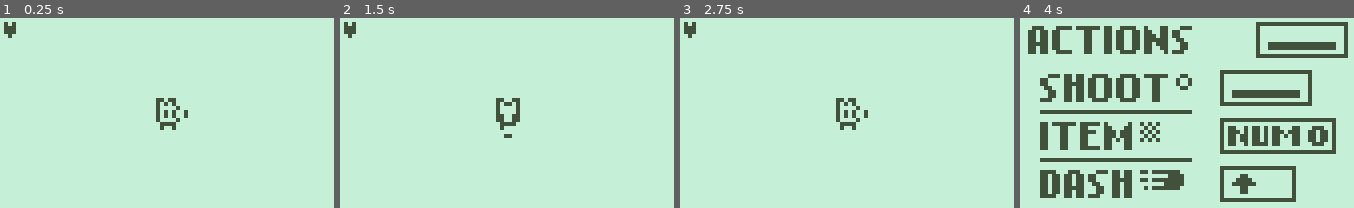
Above: before the commit, frames 1-4 (left to right).
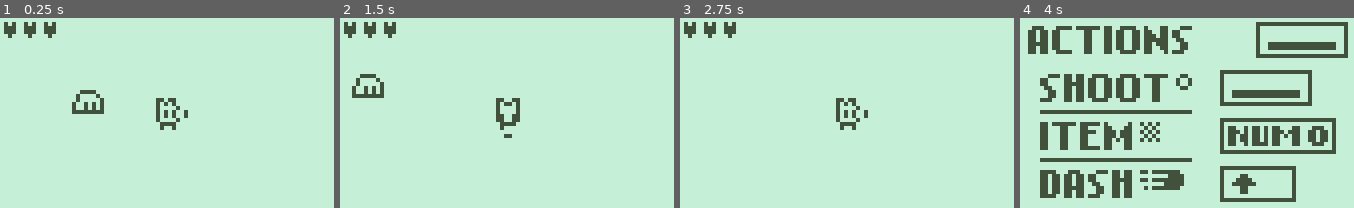
Above: after the commit, the same moments.

Repository: Streamfire/Nokia3310-DeathIsGood
Game: Godot game, scene res://internal/Scenes/Main.tscn
The game is run twice, just before and just after one commit, with the same random seed, the same clock (stepped at 60 frames per second) and the same inputs. This scene is started directly instead of the project's main scene.
Inputs:
- Up to frame 1 (0.25 s): no input
- Up to frame 2 (1.5 s): tap Enter at 0.5 s; hold Right (move_right) 0.53-1.28 s; hold S (aim_down) 0.53-1.28 s; hold Down (move_down) from 1.28 s (still down); tap A (aim_left) at 1.35 s
- Up to frame 3 (2.75 s): release Down (move_down) at 2.03 s; hold Right (move_right) from 2.03 s (still down); hold D (aim_right) from 2.03 s (still down)
- Up to frame 4 (4 s): release Right (move_right) at 2.78 s; release D (aim_right) at 2.78 s; hold Up (move_up) 2.78-3.53 s; tap W (aim_up) at 2.85 s; tap Escape (restart) at 3.5 s; hold Left (move_left) from 3.53 s (still down); hold S (aim_down) from 3.53 s (still down)

The runs differ from the first frame. In frame 1, 1.1% of the frame differs, in the area x 7-32%, y 2-51%; in frame 2, 1.1%; in frame 3, 0.5%; in frame 4, nothing differs.

Commit message:
Losing is implemented

Diff:
--- /dev/null
+++ b/SpriteTextScript/SpriteText.gd
@@ -0,0 +1,204 @@
+tool
+class_name SpriteText
+extends ReferenceRect
+
+var animate = false;
+var anim_timer = 0;
+var anim_timer_i:int = 0;
+export(String,MULTILINE) var text = "¬SSample ¬C01¬WText" setget set_text,get_text;
+export(String) var character_set = " !\"#$%&'()*+,-./0123456789;M<=>?@ABCDEFGHIJKLMNOPQRSTUVWXYZ[\\]^_`abcdefghijklmnopqrstuvwxyz{|}~";
+var _text = "";
+export var visible_characters:int = -1 setget set_visible_chars,get_visible_chars;
+export var font_texture:Texture = null setget set_font_texture,get_font_texture;
+export var char_width:int = 8 setget set_char_width,get_char_width;
+export var char_height:int = 8 setget set_char_height,get_char_height;
+export var anim_speed:float = 60;
+export var tab_spaces:int = 2;
+var char_map:Dictionary;
+var can_draw:bool = false;
+var has_char_map = false;
+export var texture_rows:int = 10 setget set_texture_rows,get_texture_rows;
+var wchars;
+var hchars;
+var colors = [];
+var rng = RandomNumberGenerator.new();
+
+var anim_id:int = 0;
+
+func _ready():
+	_text = text;
+	set_process(true);
+	if font_texture != null:
+		can_draw = true;
+		setup();
+func set_text(var txt):
+	text = txt;
+
+	if !is_inside_tree():
+		return;
+	_ready();
+	update();
+
+func get_text():
+	return text;
+
+func set_visible_chars(var value):
+	visible_characters = value;
+	if !is_inside_tree():
+		return;
+	_ready();
+	update();
+
+func get_char_width():
+	return char_width;
+
+func set_char_width(v):
+	char_width = max(0,v);
+	if !is_inside_tree():
+		return;
+	_ready();
+	update();
+
+func set_char_height(v):
+	char_height = max(0,v);
+	if !is_inside_tree():
+		return;
+	_ready();
+	update();
+
+func get_char_height():
+	return char_height
+
+func get_texture_rows():
+	return texture_rows;
+
+func set_texture_rows(v):
+	texture_rows = max(0,v);
+	if !is_inside_tree():
+		return;
+	_ready();
+	update();
+
+func get_visible_chars():
+	return visible_characters;
+
+func get_font_texture():
+	return font_texture;
+
+func set_font_texture(v):
+	font_texture = v;
+	if !is_inside_tree():
+		return;
+	_ready();
+	update();
+
+func setup():
+	var font_w:int = font_texture.get_width();
+	var font_h:int = font_texture.get_height();
+	wchars = font_w/char_width;
+	hchars = font_h/char_height;
+	colors.resize(13);
+	colors[0] = Color.white;
+	colors[1] = Color.yellow;
+	colors[2] = Color.green;
+	colors[3] = Color.blue;
+	colors[4] = Color.red;
+	colors[5] = Color.yellowgreen;
+	colors[6] = Color.brown;
+	colors[7] = Color.purple;
+	colors[8] = Color.azure;
+	colors[9] = Color.beige;
+	colors[10] = Color.bisque;
+	colors[11] = Color.burlywood;
+	colors[12] = Color.chartreuse;
+	char_map = Dictionary();
+	var cid = 0;
+	for c in character_set:
+		char_map[c] = cid;
+		cid += 1;
+
+func _process(delta):
+	if animate:
+		anim_timer += anim_speed*delta;
+		anim_timer_i = floor(anim_timer);
+		update();
+	else:
+		anim_timer = 0;
+
+func _draw():
+	var x:int = 0;
+	var y:int = 0;
+	var i:int = 0;
+	var j:int = 0;
+	var total = 0;
+	var ox = 0;
+	var oy = 0;
+
+	var length = _text.length();
+	var ci = 0;
+	var col = Color.white;
+	var has_anim = false;
+	anim_id = 0;
+	while ci < length:
+		var c = _text[ci];
+		var ch_id = char_map.get(c,-1);
+		if ch_id == -1:
+			if c == '\n':
+				i = 0;
+				j += 1;
+			elif c == '\t':
+				i += tab_spaces;
+				if i > floor(rect_size.x/char_width)-1:
+					j += 1;
+					i = 0;
+			elif c == '¬' && ci+1 < length:
+				var fx_char = _text[ci+1];
+				if (ci+3) < length && fx_char=='C':
+					var num = str(_text[ci+2])+str(_text[ci+3]);
+					var numI = num.to_int();
+					if numI < colors.size():
+						col = colors[numI];
+						ci += 3;
+				elif fx_char == 'N':
+					anim_id = 0;
+					ci += 1;
+				elif fx_char == 'W':#Wavy text
+					anim_id = 1;
+					has_anim = true;
+					ci += 1;
+					pass;
+				elif fx_char == 'S':#Shakey text
+					anim_id = 2;
+					has_anim = true;
+					ci += 1;
+					pass;
+			ci += 1;
+			continue;
+		ox = 0;
+		oy = 0;
+		y = floor(ch_id/wchars);
+		x = ch_id%wchars;
+
+		match anim_id:
+			1:
+				oy = cos((anim_timer + ci * char_height) / char_height);
+			2:
+				oy = rng.randi_range(-1,1);
+				ox = rng.randi_range(-1,1);
+
+		total = total +1;
+		if visible_characters >= 0 && total > visible_characters:
+			break;
+
+		draw_texture_rect_region(font_texture,Rect2(i*char_width + ox,j*char_height + oy,char_width,char_height),Rect2(x*char_width,y*char_height,char_width,char_height),col,false);
+		i += 1;
+		if i > floor(rect_size.x/char_width)-1:
+			j += 1;
+			i = 0;
+			if j*char_height > rect_size.y-char_height:
+				break;
+
+		ci += 1;
+
+	if has_anim:
+		animate = true;
--- /dev/null
+++ b/internal/Scenes/Lose.tscn
@@ -0,0 +1,24 @@
+[gd_scene load_steps=4 format=2]
+
+[ext_resource path="res://Assets/Graphics/nokia_font_dark_strip.png" type="Texture" id=1]
+[ext_resource path="res://Assets/Graphics/light.png" type="Texture" id=2]
+[ext_resource path="res://SpriteTextScript/SpriteText.gd" type="Script" id=3]
+
+[node name="Node2D" type="Node2D"]
+
+[node name="light" type="Sprite" parent="."]
+position = Vector2( 43.5, 25.5 )
+scale = Vector2( 2.02083, 1.22917 )
+texture = ExtResource( 2 )
+
+[node name="SpriteText" type="ReferenceRect" parent="."]
+margin_right = 84.0
+margin_bottom = 48.0
+script = ExtResource( 3 )
+__meta__ = {
+"_edit_use_anchors_": false
+}
+text = "You Lose!"
+character_set = "ABCDEFGHIJKLMNOPQRSTUVWXYZabcdefghijklmnopqrstuvwxyz0123456789 $€£¥¤+-*/=%\"'#@&_(),.;:?!|{}<>[]'^~"
+font_texture = ExtResource( 1 )
+char_width = 7
--- a/internal/Scenes/Main.tscn
+++ b/internal/Scenes/Main.tscn
@@ -1,6 +1,7 @@
-[gd_scene load_steps=3 format=2]
+[gd_scene load_steps=4 format=2]
 
 [ext_resource path="res://internal/Scenes/Player.tscn" type="PackedScene" id=1]
+[ext_resource path="res://internal/Scenes/Slime.tscn" type="PackedScene" id=2]
 
 [sub_resource type="RectangleShape2D" id=1]
 extents = Vector2( 4, 14 )
@@ -17,3 +18,6 @@
 [node name="CollisionShape2D" type="CollisionShape2D" parent="Map/StaticBody2D"]
 position = Vector2( 24, -6 )
 shape = SubResource( 1 )
+
+[node name="Slime" parent="Map" instance=ExtResource( 2 )]
+position = Vector2( -20, -3 )
--- a/internal/Scenes/Player.tscn
+++ b/internal/Scenes/Player.tscn
@@ -6,7 +6,7 @@
 [ext_resource path="res://Assets/Graphics/Player/player_northeast.png" type="Texture" id=4]
 [ext_resource path="res://Assets/Graphics/Player/player_south.png" type="Texture" id=5]
 [ext_resource path="res://Assets/Graphics/Player/player_east.png" type="Texture" id=6]
-[ext_resource path="res://internal/Scenes/Shot.tscn" type="PackedScene" id=7]
+[ext_resource path="res://internal/Scenes/PlayerShot.tscn" type="PackedScene" id=7]
 [ext_resource path="res://internal/Scenes/PlayerUI.tscn" type="PackedScene" id=8]
 
 [sub_resource type="GDScript" id=1]
@@ -26,7 +26,7 @@
 var dashCD:float= 0.0
 var shotCD:float=0.0
 
-var HP = 1
+var HP = 3
 
 onready var animator = $PlayerAnimator
 
@@ -109,6 +109,10 @@
 
 func refresh_hearts():
 	match HP:
+		0:
+			$camera/CanvasLayer/Heart.hide()
+			$camera/CanvasLayer/Heart2.hide()
+			$camera/CanvasLayer/Heart3.hide()
 		1:
 			$camera/CanvasLayer/Heart.show()
 			$camera/CanvasLayer/Heart2.hide()
@@ -124,6 +128,7 @@
 	pass
 
 func _physics_process(delta):
+	#movement
 	get_input()
 	if dash != true:
 		move_and_collide(direction.normalized()*speed)
@@ -131,11 +136,21 @@
 		move_and_collide(lastAimed.normalized()*dash_speed)
 		dash=false
 
+	#graphics
 	play_animation()
 	refresh_hearts()
 	#cds
 	dashCD-=delta
 	shotCD-=delta
+
+
+
+#this reacts to mobs and mobbullets
+func _on_HitArea_area_entered(area):
+	HP-=1
+	if(HP<=0):
+		Global.stop_count()
+		get_tree().change_scene(\"res://internal/Scenes/Lose.tscn\")
 
 "
 
@@ -1040,7 +1055,8 @@
 }
 
 [node name="Player" type="KinematicBody2D"]
-collision_layer = 0
+collision_layer = 2
+collision_mask = 9
 script = SubResource( 1 )
 speed = 0.33
 dash_speed = 16.0
@@ -1053,7 +1069,7 @@
 
 [node name="HitArea" type="Area2D" parent="."]
 collision_layer = 2
-collision_mask = 8
+collision_mask = 24
 
 [node name="CollisionShape2D" type="CollisionShape2D" parent="HitArea"]
 shape = SubResource( 3 )
@@ -1083,7 +1099,6 @@
 frame = 2
 
 [node name="Sprite_Right" type="Sprite" parent="."]
-visible = false
 z_index = 50
 texture = ExtResource( 6 )
 hframes = 4
@@ -1096,6 +1111,7 @@
 frame = 1
 
 [node name="Sprite_Down" type="Sprite" parent="."]
+visible = false
 z_index = 50
 texture = ExtResource( 5 )
 hframes = 4
@@ -1133,3 +1149,4 @@
 texture = ExtResource( 1 )
 
 [node name="CanvasLayer" parent="camera" instance=ExtResource( 8 )]
+[connection signal="area_entered" from="HitArea" to="." method="_on_HitArea_area_entered"]
--- a/internal/Scenes/Slime.tscn
+++ b/internal/Scenes/Slime.tscn
@@ -5,7 +5,7 @@
 [ext_resource path="res://Assets/Graphics/Enemies/Slime/east.png" type="Texture" id=3]
 [ext_resource path="res://Assets/Graphics/Enemies/Slime/southeast.png" type="Texture" id=4]
 [ext_resource path="res://Assets/Graphics/Enemies/Slime/north.png" type="Texture" id=5]
-[ext_resource path="res://internal/Scenes/Shot.tscn" type="PackedScene" id=7]
+[ext_resource path="res://internal/Scenes/PlayerShot.tscn" type="PackedScene" id=7]
 
 [sub_resource type="GDScript" id=1]
 script/source = "extends KinematicBody2D
@@ -979,7 +979,7 @@
 extents = Vector2( 4, 4 )
 
 [node name="Slime" type="KinematicBody2D"]
-collision_layer = 2
+collision_layer = 8
 script = SubResource( 1 )
 speed = 0.33
 dash_speed = 16.0
@@ -1045,7 +1045,7 @@
 
 [node name="Area2D" type="Area2D" parent="."]
 collision_layer = 8
-collision_mask = 7
+collision_mask = 5
 
 [node name="CollisionShape2D" type="CollisionShape2D" parent="Area2D"]
 position = Vector2( 0, -1 )
--- a/internal/Scenes/Startup.tscn
+++ b/internal/Scenes/Startup.tscn
@@ -30,6 +30,8 @@
 			1:
 				$Controls2.hide()
 				get_tree().change_scene(\"res://internal/Scenes/Main.tscn\")
+				Global.reset_count()
+				Global.start_count()
 	pass
 "
 
--- /dev/null
+++ b/internal/Scenes/Win.tscn
@@ -0,0 +1,24 @@
+[gd_scene load_steps=4 format=2]
+
+[ext_resource path="res://Assets/Graphics/nokia_font_dark_strip.png" type="Texture" id=1]
+[ext_resource path="res://Assets/Graphics/light.png" type="Texture" id=2]
+[ext_resource path="res://SpriteTextScript/SpriteText.gd" type="Script" id=3]
+
+[node name="Node2D" type="Node2D"]
+
+[node name="light" type="Sprite" parent="."]
+position = Vector2( 43.5, 25.5 )
+scale = Vector2( 2.02083, 1.22917 )
+texture = ExtResource( 2 )
+
+[node name="SpriteText" type="ReferenceRect" parent="."]
+margin_right = 84.0
+margin_bottom = 48.0
+script = ExtResource( 3 )
+__meta__ = {
+"_edit_use_anchors_": false
+}
+text = "You Win!"
+character_set = "ABCDEFGHIJKLMNOPQRSTUVWXYZabcdefghijklmnopqrstuvwxyz0123456789 $€£¥¤+-*/=%\"'#@&_(),.;:?!|{}<>[]'^~"
+font_texture = ExtResource( 1 )
+char_width = 7
--- a/internal/Scripts/Global.gd
+++ b/internal/Scripts/Global.gd
@@ -1,6 +1,20 @@
 extends Node
 
+var seconds:float=0
+var running:bool=true
+
+func start_count():
+	running=true
+func stop_count():
+	running=false
+func reset_count():
+	running=false
+	seconds=0
 
 func _process(delta):
+	if(running):
+		seconds+=delta
+
 	if Input.is_action_just_pressed("restart"):
+		reset_count()
 		get_tree().change_scene("res://internal/Scenes/Startup.tscn")
--- a/project.godot
+++ b/project.godot
@@ -8,9 +8,14 @@
 
 config_version=4
 
-_global_script_classes=[  ]
+_global_script_classes=[ {
+"base": "ReferenceRect",
+"class": "SpriteText",
+"language": "GDScript",
+"path": "res://SpriteTextScript/SpriteText.gd"
+} ]
 _global_script_class_icons={
-
+"SpriteText": ""
 }
 
 [application]
Binary file added: Assets/Graphics/nokia_font_dark_strip.png
Not shown, added: Assets/Graphics/nokia_font_dark_strip.png.import
Renamed: internal/Scenes/Shot.tscn -> internal/Scenes/PlayerShot.tscn
Not shown, added: LICENSE
